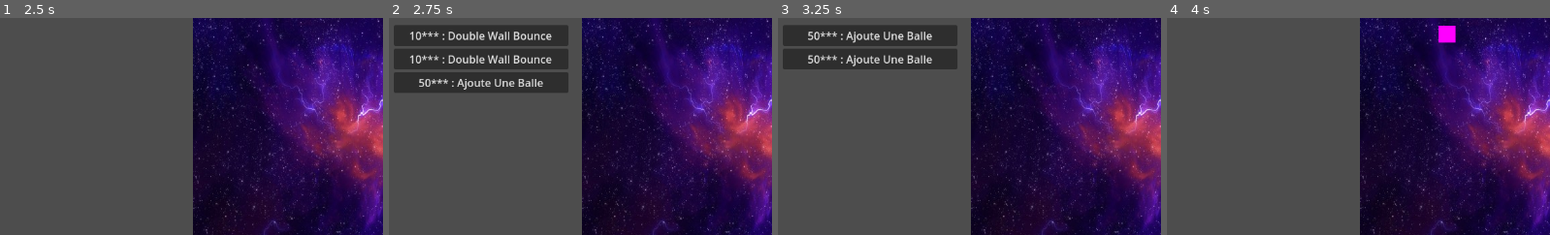
Above: before the commit, frames 1-4 (left to right).
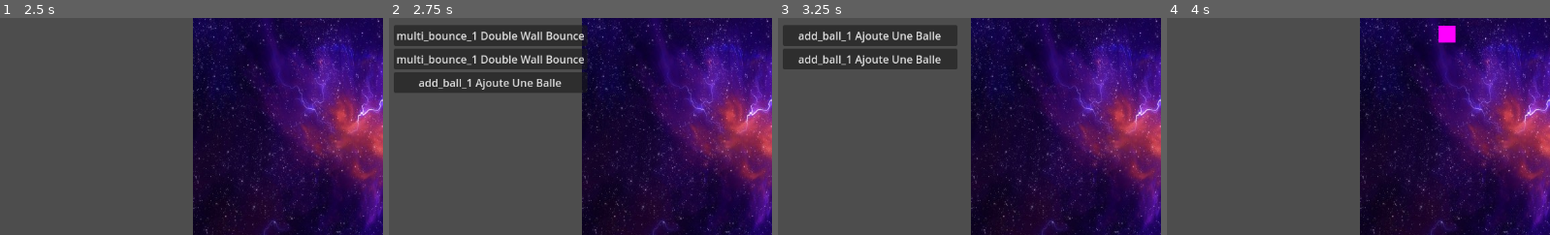
Above: after the commit, the same moments.

Repository: Niksune/Baby-Evolve-Minigame
Game: Godot game, scene res://Scenes/Game/Game.tscn
Same seed, same stepped clock (60 frames per second), same inputs: the game is played once before the commit and once after it.
Inputs (mouse positions are % of the whole screen's width and height, from its top left):
- Up to frame 1 (2.5 s): click "Cliquez ici pour continuer" at 0.5 s
- Up to frame 2 (2.75 s): no input
- Up to frame 3 (3.25 s): click (12, 20) at 2.75 s, where only the run before the commit has a clickable "10*** : Double Wall Bounce"
- Up to frame 4 (4 s): click (12, 20) at 3.5 s, where only the run before the commit has a clickable "50*** : Ajoute Une Balle"
The pictures show only the part of the screen within x 0-50%, y 16-66%; the shares and areas given below are measured in that part.

Frame 1 is identical in both runs. In frame 2, 4.2% of the frame differs, in the area x 2-52%, y 3-35%; in frame 3, 2.0%; in frame 4, nothing differs.

Commit message:
remove the stars in the evolve cost

Diff:
--- a/Autoload/Global.gd
+++ b/Autoload/Global.gd
@@ -1,10 +1,3 @@
 extends Node
 
 var lang = "fr"
-
-
-func repeat_string(_str:String, count:int) -> String:
-	var str:String = ""
-	for i in range(count):
-		str += _str
-	return str
--- a/Scenes/UI/BuyButton.gd
+++ b/Scenes/UI/BuyButton.gd
@@ -4,7 +4,7 @@
 
 func _init(init_ID : String, init_text : String, init_price : int):
 	ID = init_ID
-	text = to_5_char(init_price) + " : " + init_text
+	text = init_ID + " " + init_text
 
 func _ready():
 	self.pressed.connect(self._on_pressed)
@@ -15,7 +15,3 @@
 func try_kill_ID(check_ID):
 	if(ID == check_ID):
 		queue_free()
-
-func to_5_char(price : int):
-	var nb_digit = str(price).length()
-	return str(price) + GLOBAL.repeat_string("*", 5 - nb_digit)
